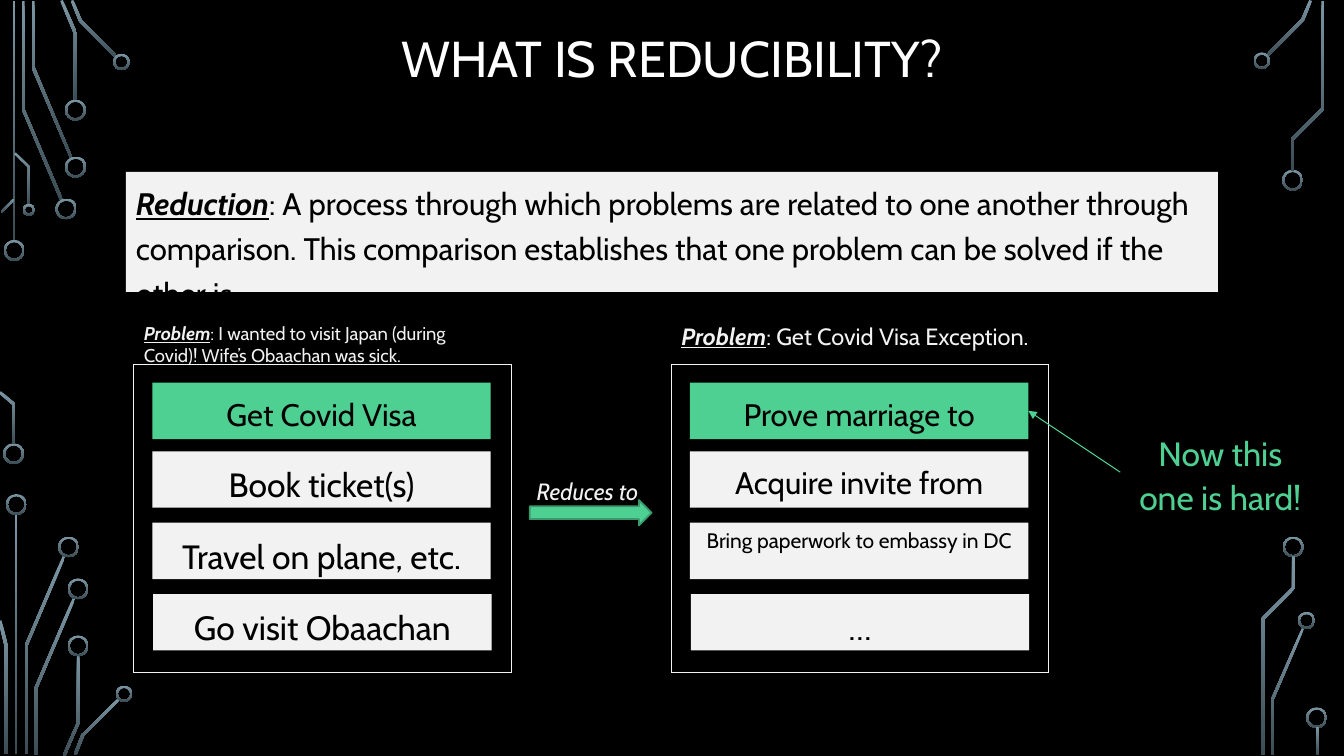
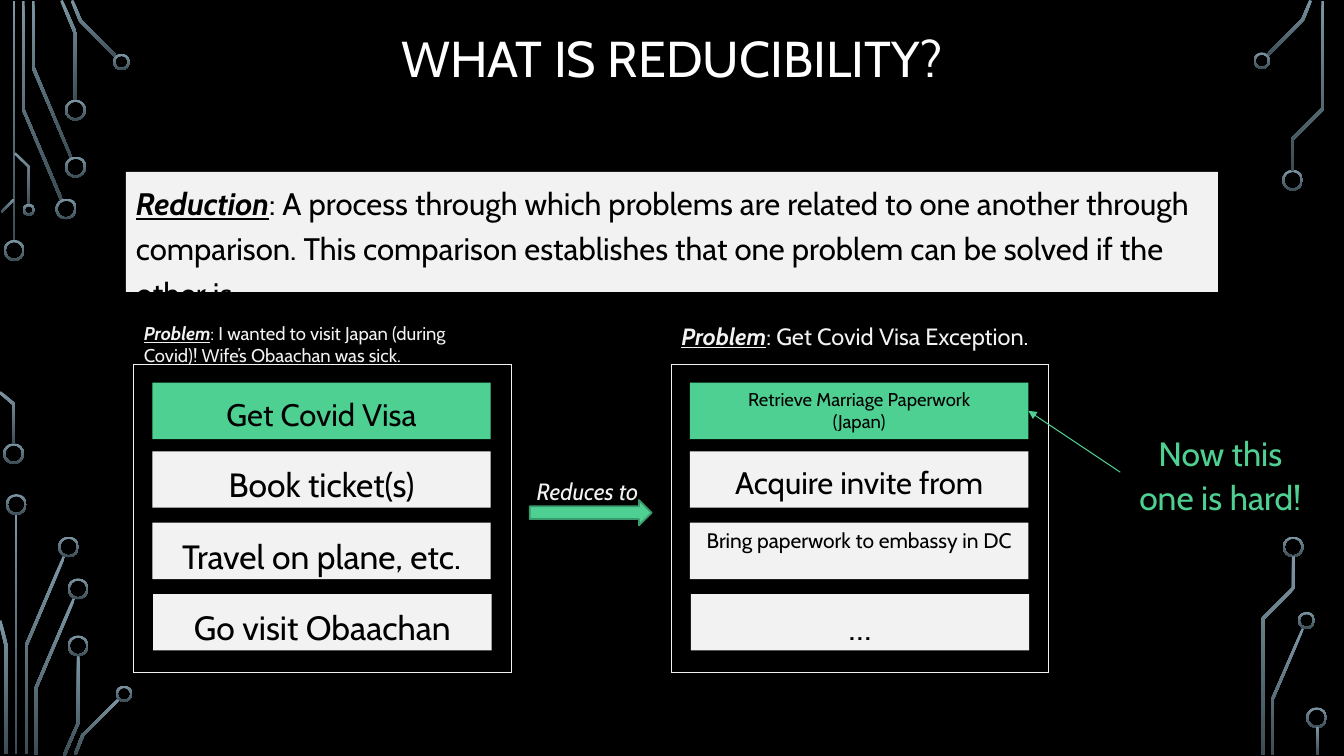
Before and after one commit to markfloryan/dmt2, a slide deck: slide 37 of slides/04-DecidableLanguages.pptx. Drawn at 1344x756 pixels with LibreOffice and Linux fonts; fonts in the diff are those of the drawing; background and template pictures are left out. Boxes give left, top, right and bottom in pixels: in the first picture for what was removed or moved away, otherwise in the second. Text is boxed around its words. In the diff, an @@ line names an element or a change of style, - is before the commit and + after.

```diff
--- a/slides/04-DecidableLanguages.pptx
+++ b/slides/04-DecidableLanguages.pptx
@@ text in rectangle at box(748, 392, 971, 432): text changed; size 22.2 to 13.2 pt @@
-Prove marriage to citizen
+Retrieve Marriage Paperwork
+(Japan)
```
Also in this commit, not shown: 1 slide added, 1 other file.
